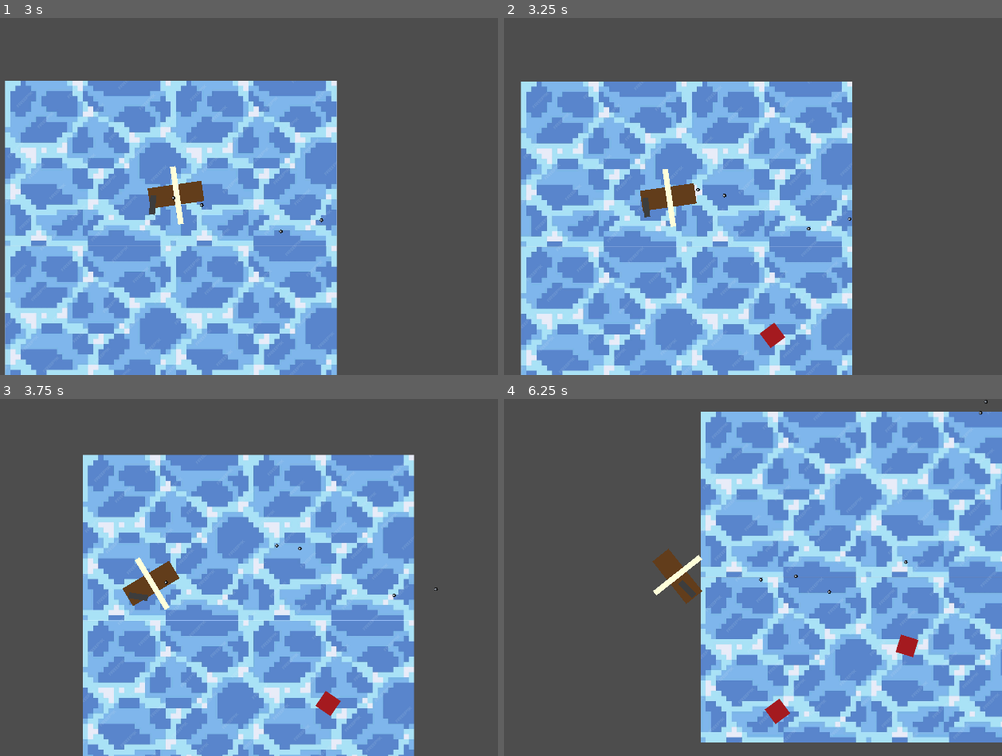
Above: before the commit, frames 1-4 (two rows, left to right).
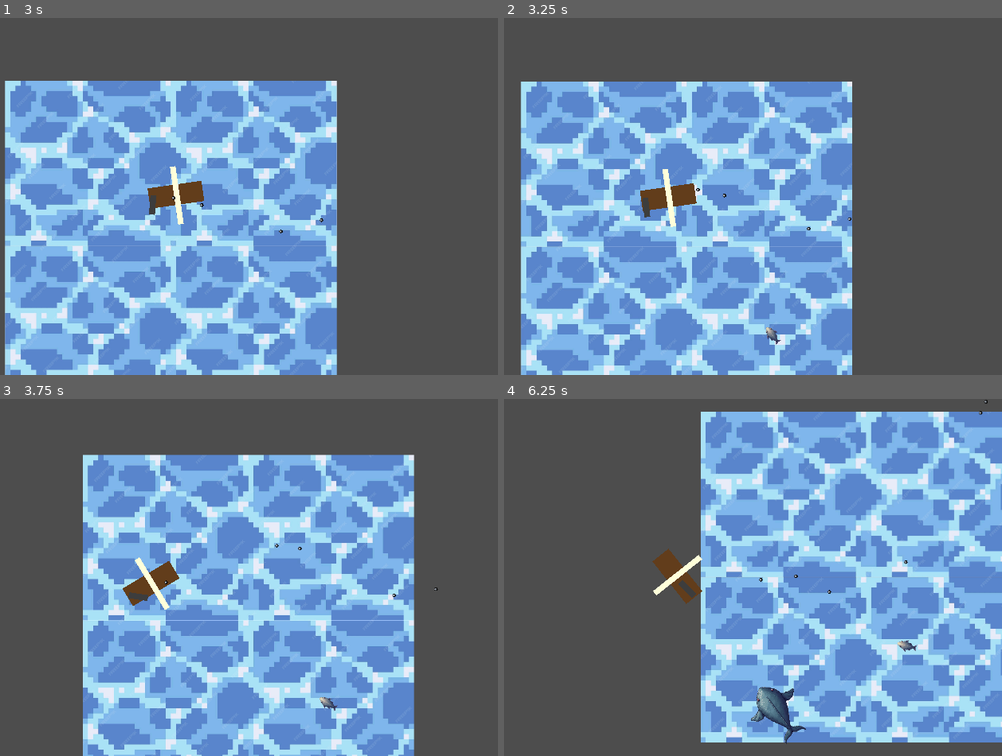
Above: after the commit, the same moments.

Repository: HephaistosForge/OceanDreamer
Game: Godot game, scene res://levels/main.tscn
Same seed, same stepped clock (60 frames per second), same inputs: the game is played once before the commit and once after it.
Inputs (mouse positions are in pixels of both pictures, inside the frame that each line leads up to):
- Up to frame 1 (3 s): tap Enter at 0.5 s; move the mouse to (318, 178) at 0.52 s; hold D (turn_right) 0.53-1.28 s; hold Space (shoot) 0.53-1.28 s; move the mouse to (54, 214) at 1.27 s; hold S (backward) 1.28-2.03 s; tap Space (shoot) at 1.35, 2.85 s; move the mouse to (244, 117) at 2.02 s; hold D (turn_right) 2.03-2.78 s; hold Space (shoot) 2.03-2.78 s; move the mouse to (149, 267) at 2.77 s; hold W (forward) from 2.78 s (still down)
- Up to frame 2 (3.25 s): keep holding W (forward)
- Up to frame 3 (3.75 s): move the mouse to (368, 631) at 3.52 s; release W (forward) at 3.53 s; hold A (turn_left) from 3.53 s (still down); hold Space (shoot) from 3.53 s (still down)
- Up to frame 4 (6.25 s): move the mouse to (outside the picture) at 4.27 s; release Space (shoot) at 4.28 s; tap Space (shoot) at 4.35, 5.85 s; move the mouse to (713, 577) at 5.02 s; release A (turn_left) at 5.03 s; hold S (backward) 5.03-5.78 s; hold Space (shoot) 5.03-5.78 s; move the mouse to (588, 488) at 5.77 s; hold D (turn_right) from 5.78 s (still down)

Frame 1 is identical in both runs. In frame 2, 0.2% of the frame differs, in the area x 51-57%, y 85-93%; in frame 3, 0.2%; in frame 4, 0.9%, in the area x 49-84%, y 65-97%.

Commit message:
Add enemy types and sprites

Diff:
--- /dev/null
+++ b/entities/enemies/large/large.tscn
@@ -0,0 +1,12 @@
+[gd_scene load_steps=3 format=3 uid="uid://b2iwlq8iuc8df"]
+
+[ext_resource type="PackedScene" uid="uid://tjhu343tjkvw" path="res://entities/enemies/monster.tscn" id="1_ey8y0"]
+[ext_resource type="Texture2D" uid="uid://d0v7qag7uf1wx" path="res://entities/enemies/large/large.png" id="2_gmatp"]
+
+[node name="Monster" instance=ExtResource("1_ey8y0")]
+speed = 50.0
+max_hp = 45
+
+[node name="Sprite2D" parent="." index="0"]
+modulate = Color(1, 1, 1, 1)
+texture = ExtResource("2_gmatp")
--- /dev/null
+++ b/entities/enemies/medium/medium.tscn
@@ -0,0 +1,10 @@
+[gd_scene load_steps=3 format=3 uid="uid://f2gh6350us55"]
+
+[ext_resource type="PackedScene" uid="uid://tjhu343tjkvw" path="res://entities/enemies/monster.tscn" id="1_qtgs1"]
+[ext_resource type="Texture2D" uid="uid://bkucm7hwmiou7" path="res://entities/enemies/medium/medium.png" id="2_ea1b2"]
+
+[node name="Monster" instance=ExtResource("1_qtgs1")]
+
+[node name="Sprite2D" parent="." index="0"]
+modulate = Color(1, 1, 1, 1)
+texture = ExtResource("2_ea1b2")
--- /dev/null
+++ b/entities/enemies/small/small.tscn
@@ -0,0 +1,12 @@
+[gd_scene load_steps=3 format=3 uid="uid://pnved6uqqkab"]
+
+[ext_resource type="PackedScene" uid="uid://tjhu343tjkvw" path="res://entities/enemies/monster.tscn" id="1_nyft1"]
+[ext_resource type="Texture2D" uid="uid://da36q2s8k55bx" path="res://entities/enemies/small/small.png" id="2_y4y8f"]
+
+[node name="Monster" instance=ExtResource("1_nyft1")]
+speed = 200.0
+max_hp = 15
+
+[node name="Sprite2D" parent="." index="0"]
+modulate = Color(1, 1, 1, 1)
+texture = ExtResource("2_y4y8f")
--- a/entities/enemies/spawner.tscn
+++ b/entities/enemies/spawner.tscn
@@ -1,8 +1,10 @@
-[gd_scene load_steps=3 format=3 uid="uid://c4x06yi0ho4mc"]
+[gd_scene load_steps=5 format=3 uid="uid://c4x06yi0ho4mc"]
 
 [ext_resource type="Script" path="res://entities/enemies/spawner.gd" id="1_ic738"]
-[ext_resource type="PackedScene" uid="uid://tjhu343tjkvw" path="res://entities/enemies/monster.tscn" id="2_ak8bv"]
+[ext_resource type="PackedScene" uid="uid://pnved6uqqkab" path="res://entities/enemies/small/small.tscn" id="2_jgre2"]
+[ext_resource type="PackedScene" uid="uid://f2gh6350us55" path="res://entities/enemies/medium/medium.tscn" id="3_wcdvt"]
+[ext_resource type="PackedScene" uid="uid://b2iwlq8iuc8df" path="res://entities/enemies/large/large.tscn" id="4_hdqsq"]
 
 [node name="Spawner" type="Node2D"]
 script = ExtResource("1_ic738")
-monsters = Array[PackedScene]([ExtResource("2_ak8bv")])
+monsters = Array[PackedScene]([ExtResource("2_jgre2"), ExtResource("3_wcdvt"), ExtResource("4_hdqsq")])
Binary file added: entities/enemies/large/large.png
Not shown, added: entities/enemies/large/large.png.import
Binary file added: entities/enemies/medium/medium.png
Not shown, added: entities/enemies/medium/medium.png.import
Binary file added: entities/enemies/small/small.png
Not shown, added: entities/enemies/small/small.png.import
